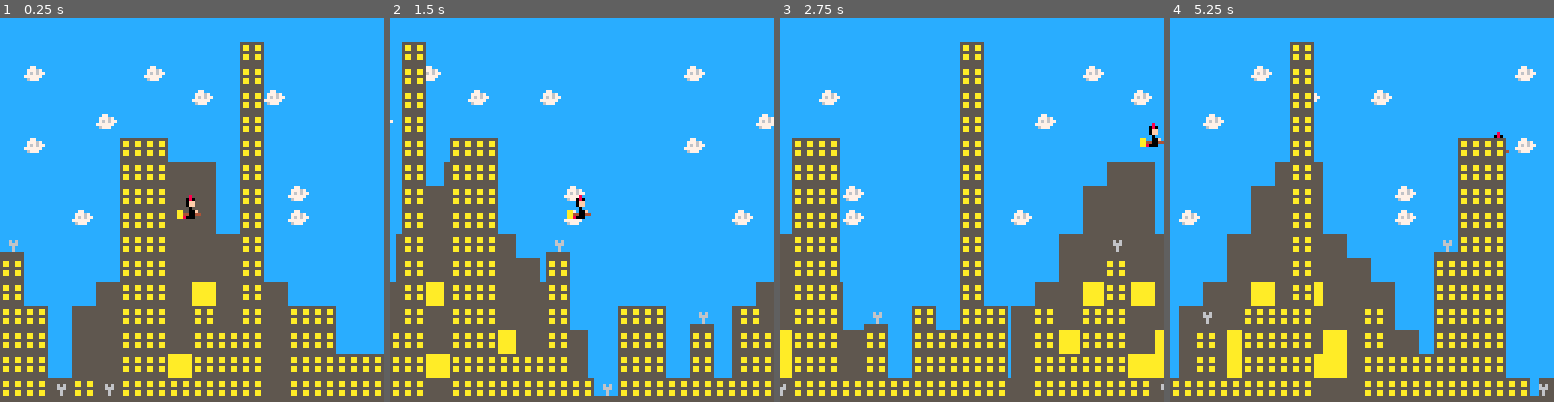
Above: before the commit, frames 1-4 (left to right).
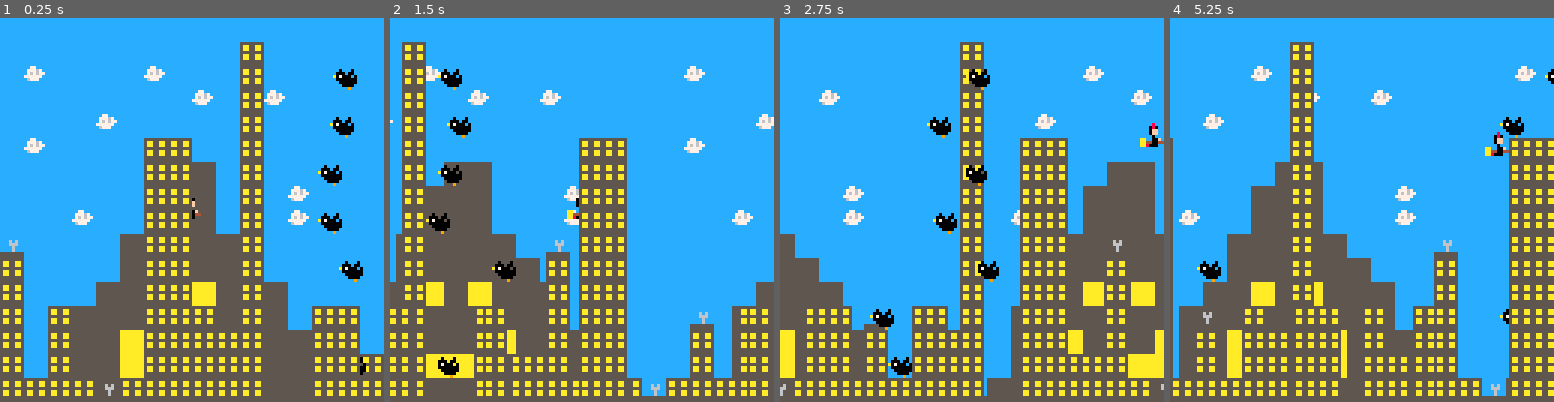
Above: after the commit, the same moments.

Repository: angeld7/pico-8
Game: PICO-8 cartridge kiki.p8
The game is run twice, just before and just after one commit, with the same random seed, the same clock (stepped at 60 frames per second) and the same inputs.
Inputs:
- Up to frame 1 (0.25 s): no input
- Up to frame 2 (1.5 s): tap X (X key) at 0.33, 1.07 s; tap O (Z key) at 0.7 s
- Up to frame 3 (2.75 s): hold Right 1.6-2.1 s; tap O (Z key) at 1.7, 2.1, 2.5 s; tap X (X key) at 1.85 s; hold Up 2.15-2.42 s; hold Right from 2.47 s (still down)
- Up to frame 4 (5.25 s): tap O (Z key) every 0.4 s from 2.9 to 4.9 s; tap X (X key) at 2.97, 4.08, 5.2 s; release Right at 3.03 s; hold Left 3.08-3.58 s; hold Down 3.63-3.97 s; hold Right 4.02-4.68 s; hold Up 4.73-5.03 s; hold Left from 5.08 s (still down)

The runs differ from the first frame. In frame 1, 9.1% of the frame differs, in the area x 6-96%, y 13-99%; in frame 2, 15%; in frame 3, 13%; in frame 4, 19%, in the area x 0-100%, y 13-99%.

Commit message:
added birdies

Diff:
--- a/kiki.p8
+++ b/kiki.p8
@@ -5,8 +5,140 @@
 #include kiki/variables.lua
 #include kiki/main.lua
 #include kiki/player.lua
+#include kiki/enemies.lua
 #include kiki/map.lua
 #include kiki/collision.lua
+…(131 lines of a section not shown)…
 
 
 
--- /dev/null
+++ b/kiki/enemies.lua
@@ -0,0 +1,34 @@
+enemy_sprite = 129
+
+local enemies_x = {
+    [1] = 129,
+    [2] = 129,
+    [3] = 129,
+    [4] = 129,
+    [5] = 129,
+    [6] = 129,
+    [7] = 129,
+    [8] = 129,
+    [9] = 129,
+    [10] = 129,
+    [11] = 129,
+    [12] = 129,
+    [13] = 129,
+    [14] = 129,
+    [15] = 129
+}
+
+function enemies_update()
+    for i,_ in pairs(enemies_x) do
+        enemies_x[i] = enemies_x[i] - rnd(5), 0
+        if enemies_x[i] <= 0 then
+            enemies_x[i] = 129
+        end
+    end
+end
+
+function enemies_draw()
+    for i, enemy_x in ipairs(enemies_x) do
+        spr(enemy_sprite,enemy_x,i*16,1,1,false)
+    end
+end
--- a/kiki/main.lua
+++ b/kiki/main.lua
@@ -1,6 +1,7 @@
 function _update()
 	player_update()
 	player_animate()
+	enemies_update()
 	map_update()
 end
 
@@ -10,5 +11,6 @@
 	palt(0,false)
 	map_background_draw()
 	player_draw()
+	enemies_draw()
 	map_foreground_draw()
 end
--- a/kiki/map.lua
+++ b/kiki/map.lua
@@ -18,7 +18,7 @@
 function map_update()
     distant_x=layer_position(distant_x, 1)
     background_x=layer_position(background_x,2)
-    foreground_x=layer_position(foreground_x,4)
+    foreground_x=layer_position(foreground_x,3)
 end
 
 function draw_layer(layer_tile_x, layer_x)
Not shown, changed: 138 lines of the sprite sheet (__gfx__) section of kiki.p8
Not shown, changed: the thumbnail (__label__) section of kiki.p8
